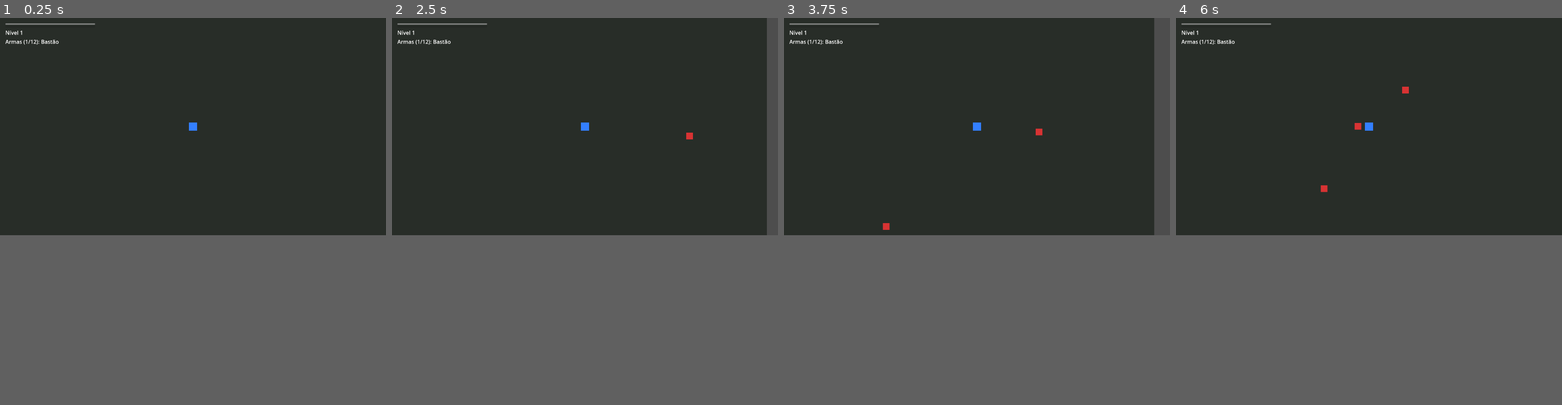
Above: before the commit, frames 1-4 (left to right).
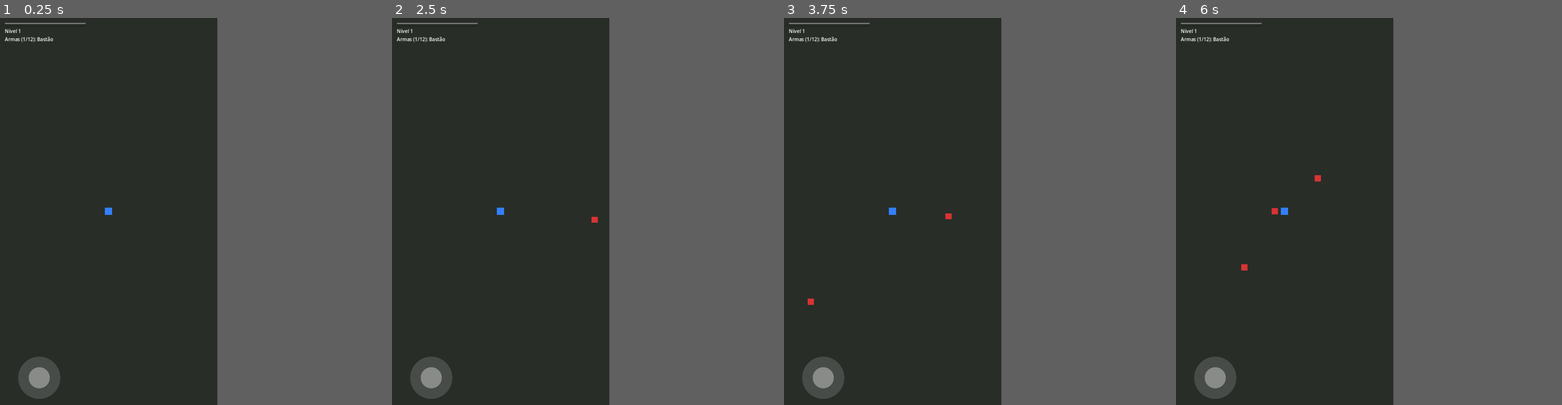
Above: after the commit, the same moments.

Repository: DmarteF44/Mythborn
Game: Godot game, scene res://scenes/main/Main.tscn
Same seed, same stepped clock (60 frames per second), same inputs: the game is played once before the commit and once after it.
Inputs (mouse positions are in pixels of both pictures, inside the frame that each line leads up to):
- Up to frame 1 (0.25 s): no input
- Up to frame 2 (2.5 s): tap Enter at 0.5, 2 s; move the mouse to (669, 114) at 0.52 s; hold D (move_right) 0.53-1.25 s; click (669, 114) at 0.67 s; tap Space at 1.25 s; drag from (507, 137) to (565, 168) at 1.27 s; move the mouse to (623, 79) at 2.02 s; hold D (move_right) from 2.03 s (still down); click (623, 79) at 2.17 s
- Up to frame 3 (3.75 s): release D (move_right) at 2.75 s; drag from (957, 168) to (861, 95) at 2.77 s; move the mouse to (1092, 157) at 3.52 s; hold A (move_left) from 3.53 s (still down); click (1092, 157) at 3.67 s
- Up to frame 4 (6 s): release A (move_left) at 4.25 s; drag from (1253, 95) to (1311, 72) at 4.27 s; move the mouse to (1388, 126) at 5.02 s; hold S (move_down) 5.03-5.75 s; click (1388, 126) at 5.17 s; drag from (1311, 72) to (1291, 137) at 5.77 s
In our replay, the window is 799x449 before the commit and 450x800 after it. These sizes can differ from the game's own. Grey fills any space a smaller window leaves; there, only what the larger window draws over its background counts as a difference.

The runs differ from the first frame. In frame 1, 1.3% of the frame differs, in the area x 1-52%, y 1-99%; in frame 2, 2.9%; in frame 3, 3.6%, in the area x 1-100%, y 0-99%; in frame 4, 1.5%.

Commit message:
Add mobile-first setup: portrait viewport, virtual joystick, web export
Configures the project for a phone build first (portrait viewport,
canvas_items stretch, gl_compatibility renderer) and adds a virtual
joystick (touch + mouse, so it also works when testing the web build
from a desktop browser) alongside the existing WASD input. Adds an
export_presets.cfg for a threadless Web export, which is now the
standard way to hand the user a testable build without a local Godot
install.

Co-Authored-By: Claude Sonnet 5 <noreply@anthropic.com>

Diff:
--- a/project.godot
+++ b/project.godot
@@ -45,7 +45,16 @@
 2d_physics/layer_3="Enemy"
 2d_physics/layer_4="Pickup"
 
+[display]
+
+window/size/viewport_width=720
+window/size/viewport_height=1280
+window/stretch/mode="canvas_items"
+window/stretch/aspect="expand"
+window/handheld/orientation="portrait"
+
 [rendering]
 
 renderer/rendering_method="gl_compatibility"
 renderer/rendering_method.mobile="gl_compatibility"
+textures/vram_compression/import_etc2_astc=true
--- a/scenes/main/Main.tscn
+++ b/scenes/main/Main.tscn
@@ -6,6 +6,7 @@
 [ext_resource type="PackedScene" path="res://scenes/enemies/Enemy.tscn" id="4"]
 [ext_resource type="PackedScene" path="res://scenes/ui/HUD.tscn" id="5"]
 [ext_resource type="PackedScene" path="res://scenes/ui/LevelUpScreen.tscn" id="6"]
+[ext_resource type="PackedScene" path="res://scenes/ui/TouchControls.tscn" id="7"]
 
 [sub_resource type="RectangleShape2D" id="RectangleShape2D_h"]
 size = Vector2(1680, 40)
@@ -63,12 +64,14 @@
 
 [node name="LevelUpScreen" parent="." instance=ExtResource("6")]
 
+[node name="TouchControls" parent="." instance=ExtResource("7")]
+
 [node name="GameOverLayer" type="CanvasLayer" parent="."]
 
 [node name="GameOverLabel" type="Label" parent="GameOverLayer"]
-offset_left = 400.0
-offset_top = 280.0
-offset_right = 900.0
-offset_bottom = 340.0
+anchor_right = 1.0
+anchor_bottom = 1.0
 theme_override_font_sizes/font_size = 48
+horizontal_alignment = 1
+vertical_alignment = 1
 text = "FIM DE JOGO"
--- /dev/null
+++ b/scenes/ui/TouchControls.tscn
@@ -0,0 +1,47 @@
+[gd_scene load_steps=4 format=3]
+
+[ext_resource type="Script" path="res://scripts/ui/VirtualJoystick.gd" id="1"]
+
+[sub_resource type="StyleBoxFlat" id="StyleBoxFlat_base"]
+bg_color = Color(1, 1, 1, 0.15)
+corner_radius_top_left = 70
+corner_radius_top_right = 70
+corner_radius_bottom_right = 70
+corner_radius_bottom_left = 70
+
+[sub_resource type="StyleBoxFlat" id="StyleBoxFlat_knob"]
+bg_color = Color(1, 1, 1, 0.35)
+corner_radius_top_left = 35
+corner_radius_top_right = 35
+corner_radius_bottom_right = 35
+corner_radius_bottom_left = 35
+
+[node name="TouchControls" type="CanvasLayer"]
+
+[node name="Joystick" type="Control" parent="."]
+anchor_left = 0.0
+anchor_top = 1.0
+anchor_right = 0.0
+anchor_bottom = 1.0
+offset_left = 0.0
+offset_top = -320.0
+offset_right = 320.0
+offset_bottom = 0.0
+mouse_filter = 0
+script = ExtResource("1")
+
+[node name="BaseCircle" type="Panel" parent="Joystick"]
+mouse_filter = 2
+offset_left = 60.0
+offset_top = 160.0
+offset_right = 200.0
+offset_bottom = 300.0
+theme_override_styles/panel = SubResource("StyleBoxFlat_base")
+
+[node name="Knob" type="Panel" parent="Joystick/BaseCircle"]
+mouse_filter = 2
+offset_left = 35.0
+offset_top = 35.0
+offset_right = 105.0
+offset_bottom = 105.0
+theme_override_styles/panel = SubResource("StyleBoxFlat_knob")
--- /dev/null
+++ b/scripts/ui/VirtualJoystick.gd
@@ -0,0 +1,63 @@
+class_name VirtualJoystick
+extends Control
+
+## Joystick virtual para movimento. Funciona com toque (celular) e com
+## mouse (útil para testar a build web direto no navegador).
+
+@export var max_distance: float = 60.0
+
+@onready var base_circle: Control = $BaseCircle
+@onready var knob: Control = $BaseCircle/Knob
+
+var _base_center: Vector2
+var _dragging := false
+
+
+func _ready() -> void:
+	mouse_filter = Control.MOUSE_FILTER_STOP
+	_base_center = base_circle.position + base_circle.size / 2.0
+	_reset_knob()
+
+
+func _gui_input(event: InputEvent) -> void:
+	if event is InputEventScreenTouch:
+		_handle_press(event.pressed, event.position)
+	elif event is InputEventMouseButton and event.button_index == MOUSE_BUTTON_LEFT:
+		_handle_press(event.pressed, event.position)
+	elif event is InputEventScreenDrag and _dragging:
+		_update_knob(event.position)
+	elif event is InputEventMouseMotion and _dragging:
+		_update_knob(event.position)
+
+
+func _handle_press(pressed: bool, at_position: Vector2) -> void:
+	_dragging = pressed
+	if pressed:
+		_update_knob(at_position)
+	else:
+		_release_all()
+		_reset_knob()
+
+
+func _update_knob(at_position: Vector2) -> void:
+	var offset := at_position - _base_center
+	if offset.length() > max_distance:
+		offset = offset.normalized() * max_distance
+	knob.position = (_base_center + offset) - knob.size / 2.0 - base_circle.position
+
+	var normalized := offset / max_distance
+	Input.action_press("move_right", clampf(normalized.x, 0.0, 1.0))
+	Input.action_press("move_left", clampf(-normalized.x, 0.0, 1.0))
+	Input.action_press("move_down", clampf(normalized.y, 0.0, 1.0))
+	Input.action_press("move_up", clampf(-normalized.y, 0.0, 1.0))
+
+
+func _reset_knob() -> void:
+	knob.position = base_circle.size / 2.0 - knob.size / 2.0
+
+
+func _release_all() -> void:
+	Input.action_release("move_right")
+	Input.action_release("move_left")
+	Input.action_release("move_down")
+	Input.action_release("move_up")
Not shown, added: export_presets.cfg
Not shown: 1 places in scenes/main/Main.tscn that only renumber resources
Not shown, changed: .gitignore
